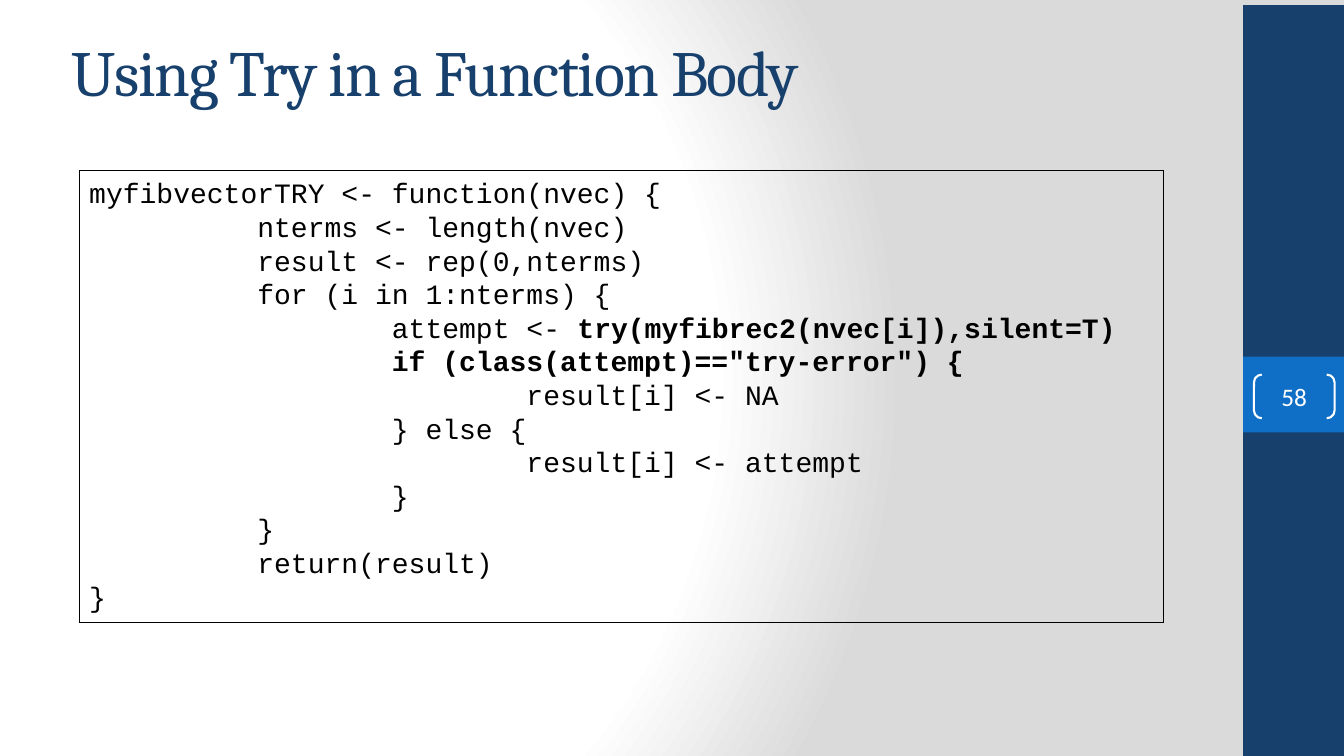
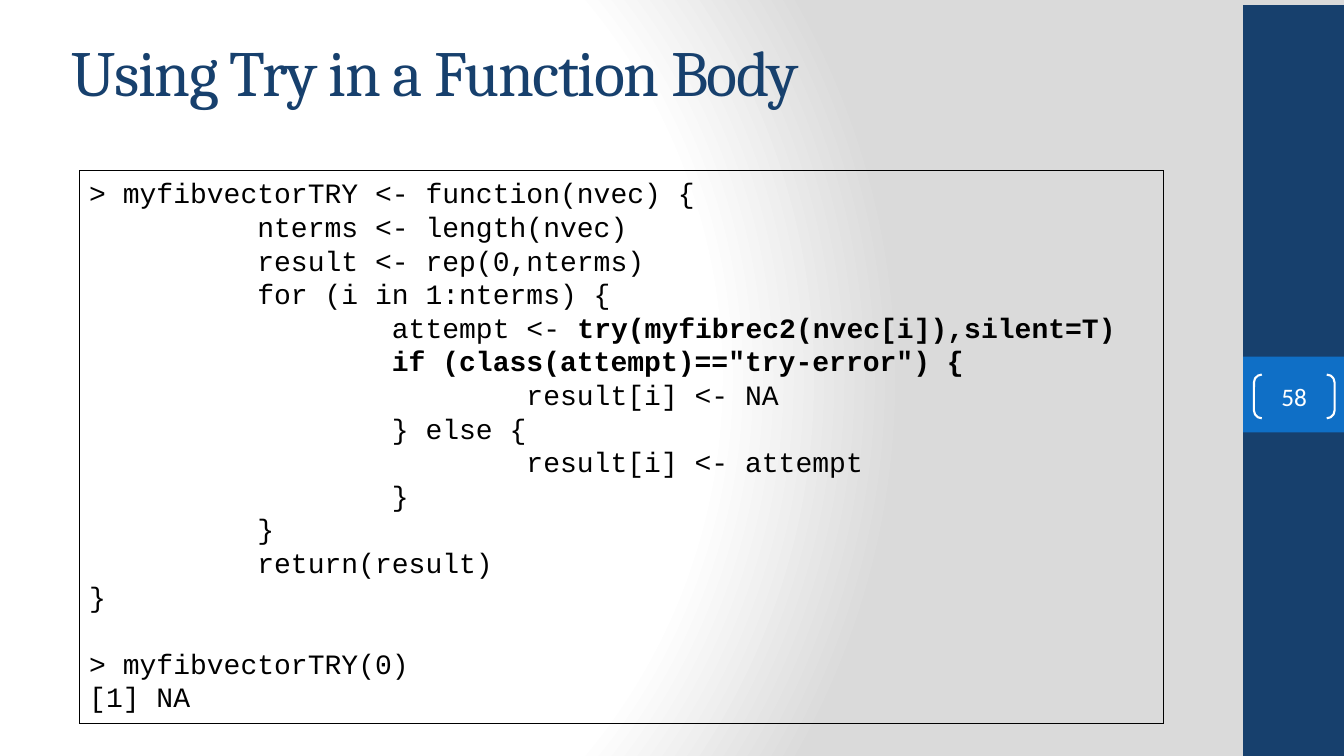
Before and after one commit to FSCJ-COP2073C/cop2073c-FullContent, a slide deck: slide 58 of slides/COP2073C-Module6.pptx. Drawn at 1344x756 pixels with LibreOffice and Linux fonts; fonts in the diff are those of the drawing; background and template pictures are left out. Boxes give left, top, right and bottom in pixels: in the first picture for what was removed or moved away, otherwise in the second. Text is boxed around its words. In the diff, an @@ line names an element or a change of style, - is before the commit and + after.

```diff
--- a/slides/COP2073C-Module6.pptx
+++ b/slides/COP2073C-Module6.pptx
@@ rectangle "> myfibvectorTRY <- function(nvec) {": place and size @@
-rectangle "> myfibvectorTRY <- function(nvec) {" at box(80, 170, 1165, 622)
+rectangle "> myfibvectorTRY <- function(nvec) {" at box(80, 170, 1165, 724)
@@ text in rectangle at box(123, 183, 661, 209): text changed @@
-myfibvectorTRY <- function(nvec) {
+> myfibvectorTRY <- function(nvec) {
@@ text in rectangle at box(89, 654, 409, 713): paragraphs added @@
+> myfibvectorTRY(0)
+[1] NA
```
Also in this commit, not shown: 7 other slides changed, 8 other files.
